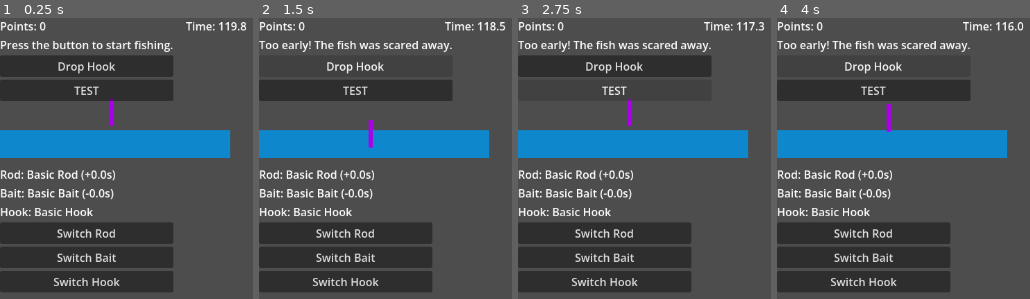
Above: before the commit, frames 1-4 (left to right).
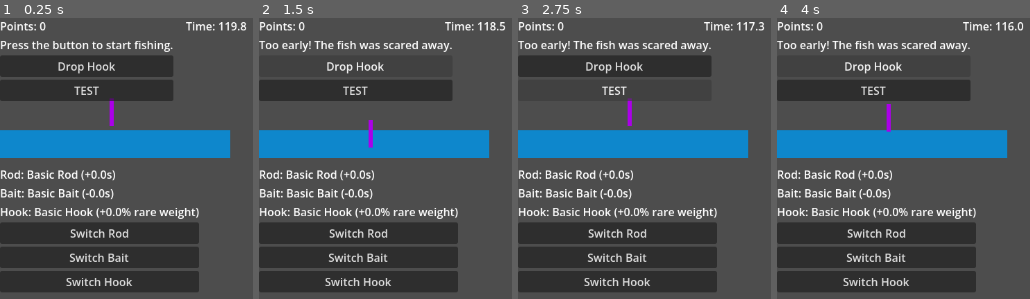
Above: after the commit, the same moments.

Repository: fehudma/godot_projects
Game: Godot game, scene res://Scenes/Main.tscn
Same seed, same stepped clock (60 frames per second), same inputs: the game is played once before the commit and once after it.
Inputs:
- Up to frame 1 (0.25 s): no input
- Up to frame 2 (1.5 s): click "Drop Hook" at 0.5 s; click "Waiting for a fish..." at 1.25 s
- Up to frame 3 (2.75 s): click "TEST" at 2 s
- Up to frame 4 (4 s): click "Drop Hook" at 2.75 s; click "Waiting for a fish..." at 3.5 s

The runs differ from the first frame. In frame 1, 4.5% of the frame differs, in the area x 21-79%, y 67-98%; in frame 2, 4.5%; in frame 3, 4.5%; in frame 4, 4.5%.

Commit message:
work on fish weights part 3

Diff:
--- a/Scenes/main.gd
+++ b/Scenes/main.gd
@@ -165,7 +165,13 @@
 	+ str(equipped_bait["wait_time_reduction"])
 	+ "s)"
 	)
-	hook_label.text = "Hook: " + str(equipped_hook["name"])
+	hook_label.text = (
+	"Hook: "
+	+ str(equipped_hook["name"])
+	+ " (+"
+	+ str(equipped_hook["rare_fish_bonus"] * 100.0)
+	+ "% rare weight)"
+	)
 
 #
 func equip_rod(rod: Dictionary) -> void:
